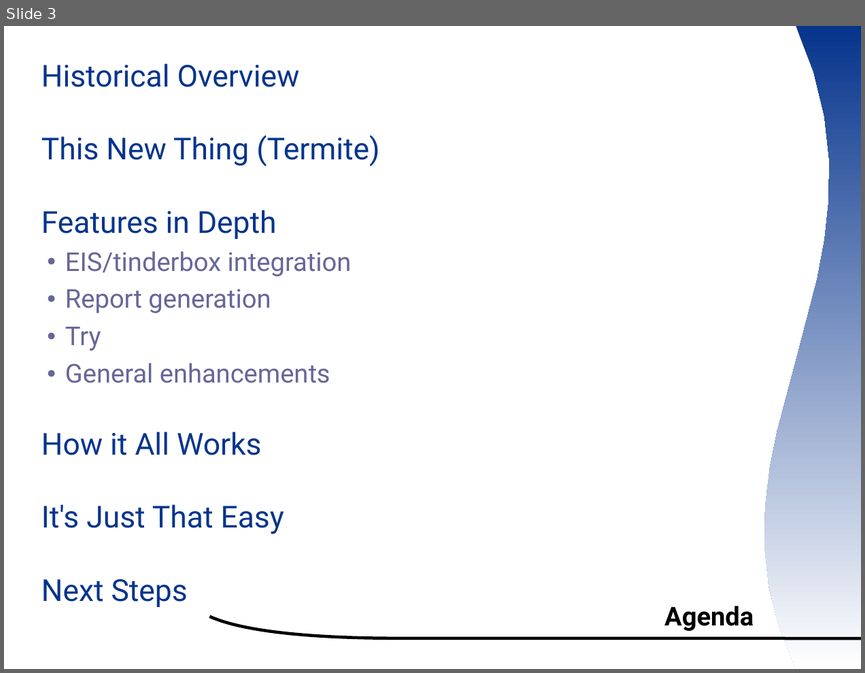
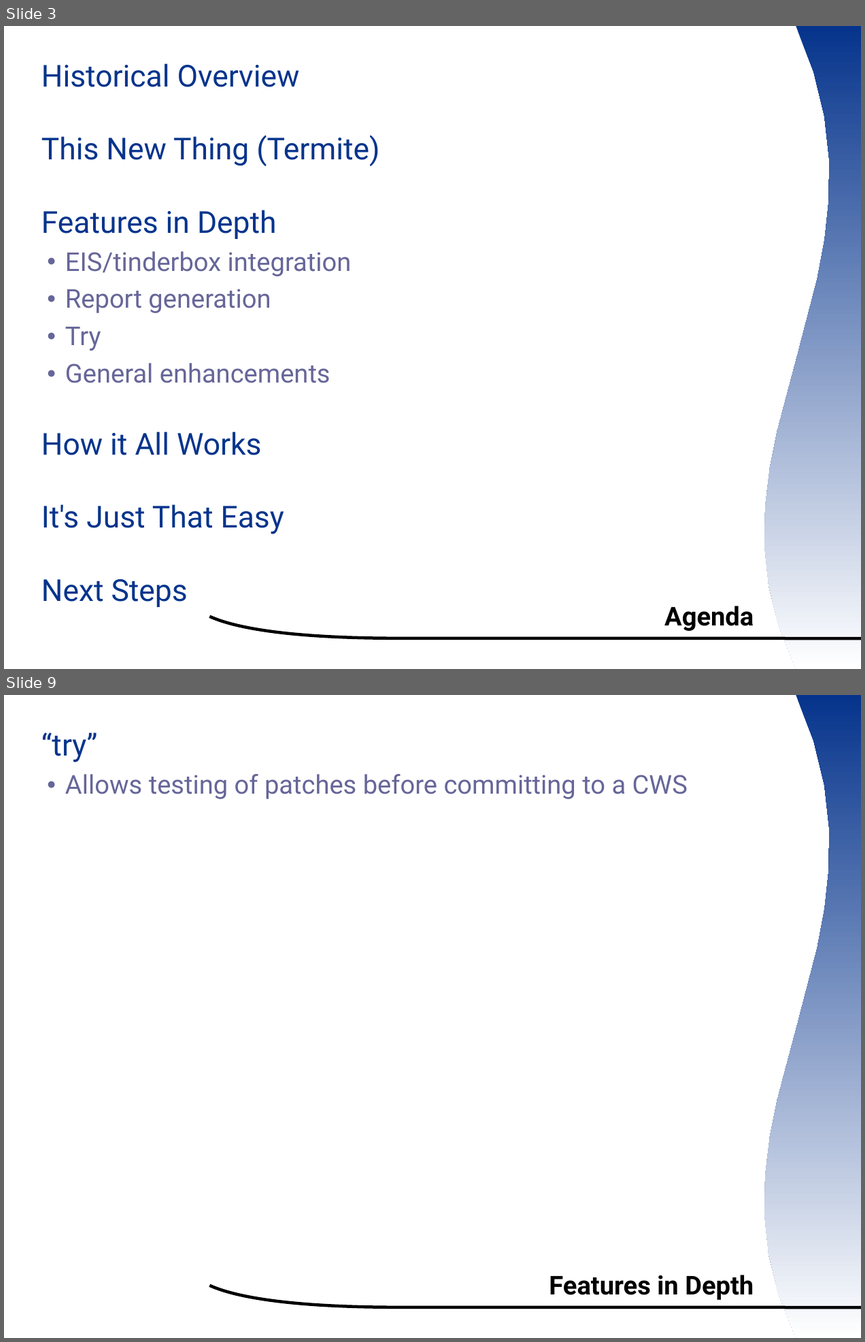
Before and after one commit to smsm1/ootermite, a slide deck: wiki/ooocon2007presentation.odp. Shown one above the other, each under a label of ours: slide 3 before the commit, slides 3 and 9 after it; the slides between them are not shown. The pictures are 865x673 and 865x1342 pixels, drawn with LibreOffice and Linux fonts; fonts in the diff are those of the drawing; background and template pictures are left out. Boxes give left, top, right and bottom in pixels: in the first picture for what was removed or moved away, otherwise in the second. Text is boxed around its words. In the diff, an @@ line names an element or a change of style, - is before the commit and + after.

```diff
--- a/wiki/ooocon2007presentation.odp
+++ b/wiki/ooocon2007presentation.odp
@@ slide 9 added at box(4, 695, 861, 1338), background #FFFFFF; not listed: 2 template elements that a slide beside it also shows @@
@@ text added at box(41, 732, 687, 799), 24 pt, text #666699 @@
+  “try”
+  ● Allows testing of patches before committing to a CWS
@@ title added at box(549, 1274, 753, 1300), 24 pt, text #000000, bold @@
+Features in Depth
```
Also in this commit, not shown: 2 slides changed, 9 other slides added.
